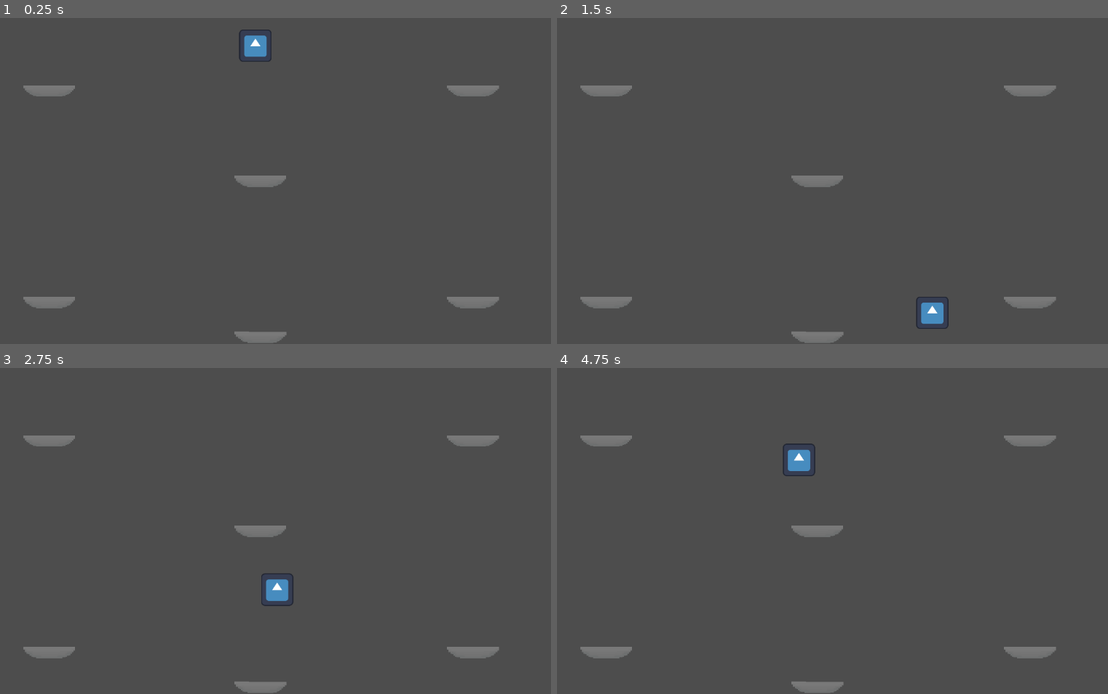
Above: before the commit, frames 1-4 (two rows, left to right).
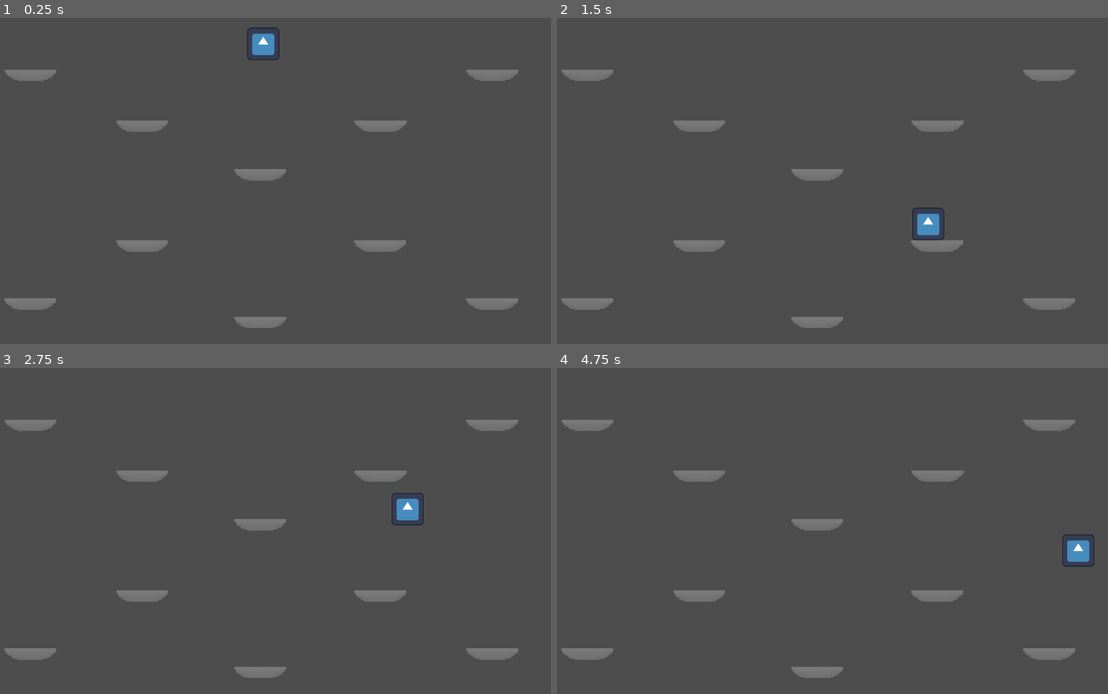
Above: after the commit, the same moments.

Repository: Muadz-coder/Bug-Survival
Game: Godot game, scene res://scenes/level_1.tscn
Same seed, same stepped clock (60 frames per second), same inputs: the game is played once before the commit and once after it. The engine's default icon, where the game draws it, is replaced by a stand-in: a white triangle on a blue panel in a dark square.
Inputs:
- Up to frame 1 (0.25 s): no input
- Up to frame 2 (1.5 s): tap Enter (ui_accept) at 0.5, 0.77 s; hold Right (ui_right) from 0.53 s (still down)
- Up to frame 3 (2.75 s): tap Enter (ui_accept) at 1.52 s; release Right (ui_right) at 2.03 s; hold Left (ui_left) from 2.03 s (still down)
- Up to frame 4 (4.75 s): release Left (ui_left) at 2.78 s; hold Right (ui_right) 2.78-4.28 s; tap Enter (ui_accept) at 3.02, 3.77, 4.52 s; hold Left (ui_left) from 4.28 s (still down)

The runs differ from the first frame. In frame 1, 4.0% of the frame differs, in the area x 0-95%, y 2-100%; in frame 2, 4.3%; in frame 3, 4.3%; in frame 4, 4.4%, in the area x 0-98%, y 15-100%.

Commit message:
added main menu and added more rocks

Diff:
--- a/dodge-bug/scenes/level_1.tscn
+++ b/dodge-bug/scenes/level_1.tscn
@@ -11,25 +11,37 @@
 zoom = Vector2(0.5, 0.5)
 
 [node name="beetle" parent="." unique_id=878632873 instance=ExtResource("1_014kd")]
-position = Vector2(1129, 76)
+position = Vector2(1160, 69)
 
 [node name="rocks" parent="." unique_id=1385581139 instance=ExtResource("2_bswci")]
-position = Vector2(311, 282)
+position = Vector2(237, 220)
 
 [node name="rocks2" parent="." unique_id=1521068965 instance=ExtResource("2_bswci")]
-position = Vector2(1990, 282)
+position = Vector2(2066, 220)
 
 [node name="rocks3" parent="." unique_id=477295588 instance=ExtResource("2_bswci")]
-position = Vector2(311, 1124)
+position = Vector2(236, 1130)
 
 [node name="rocks4" parent="." unique_id=1351111779 instance=ExtResource("2_bswci")]
-position = Vector2(1990, 1124)
+position = Vector2(2066, 1130)
 
 [node name="rocks5" parent="." unique_id=17242910 instance=ExtResource("2_bswci")]
-position = Vector2(1147, 642)
+position = Vector2(1147, 616)
 
 [node name="rocks6" parent="." unique_id=1044489272 instance=ExtResource("2_bswci")]
-position = Vector2(1148, 1262)
+position = Vector2(1147, 1203)
 
 [node name="walls" parent="." unique_id=1733785245 instance=ExtResource("3_rus8k")]
-position = Vector2(1195, -30)
+position = Vector2(682, -38)
+
+[node name="rocks7" parent="." unique_id=1027781795 instance=ExtResource("2_bswci")]
+position = Vector2(679, 900)
+
+[node name="rocks8" parent="." unique_id=1972369439 instance=ExtResource("2_bswci")]
+position = Vector2(1622, 900)
+
+[node name="rocks9" parent="." unique_id=219048619 instance=ExtResource("2_bswci")]
+position = Vector2(679, 423)
+
+[node name="rocks10" parent="." unique_id=326786196 instance=ExtResource("2_bswci")]
+position = Vector2(1624, 423)
--- /dev/null
+++ b/dodge-bug/scenes/menu.tscn
@@ -0,0 +1,68 @@
+[gd_scene format=3 uid="uid://dtjomentacplv"]
+
+[ext_resource type="Texture2D" uid="uid://gftq7snuyi2v" path="res://icon.svg" id="1_yqeox"]
+
+[sub_resource type="StyleBoxTexture" id="StyleBoxTexture_vjb58"]
+texture = ExtResource("1_yqeox")
+modulate_color = Color(0.62967473, 0.62967473, 0.6296747, 1)
+
+[sub_resource type="StyleBoxFlat" id="StyleBoxFlat_4h3mk"]
+bg_color = Color(0.57215935, 0.63567287, 0.352477, 1)
+corner_radius_top_left = 16
+corner_radius_top_right = 16
+corner_radius_bottom_right = 16
+corner_radius_bottom_left = 16
+corner_detail = 16
+shadow_color = Color(0, 0, 0, 1)
+shadow_size = 5
+shadow_offset = Vector2(0, 3.41)
+
+[node name="main_menu" type="Control" unique_id=1765270092]
+layout_mode = 3
+anchors_preset = 15
+anchor_right = 1.0
+anchor_bottom = 1.0
+grow_horizontal = 2
+grow_vertical = 2
+
+[node name="Panel" type="Panel" parent="." unique_id=1360259724]
+layout_mode = 1
+anchors_preset = 15
+anchor_right = 1.0
+anchor_bottom = 1.0
+grow_horizontal = 2
+grow_vertical = 2
+theme_override_styles/panel = SubResource("StyleBoxTexture_vjb58")
+
+[node name="Button" type="Button" parent="." unique_id=212879603]
+layout_mode = 1
+anchors_preset = 8
+anchor_left = 0.5
+anchor_top = 0.5
+anchor_right = 0.5
+anchor_bottom = 0.5
+offset_left = -119.875
+offset_top = 158.0
+offset_right = 119.875
+offset_bottom = 254.0
+grow_horizontal = 2
+grow_vertical = 2
+theme_override_colors/font_color = Color(0.05044494, 0.07307043, 0.033809844, 1)
+theme_override_font_sizes/font_size = 70
+theme_override_styles/normal = SubResource("StyleBoxFlat_4h3mk")
+text = "start"
+
+[node name="Label" type="Label" parent="." unique_id=12959172]
+layout_mode = 1
+anchors_preset = 5
+anchor_left = 0.5
+anchor_right = 0.5
+offset_left = -150.5
+offset_top = 16.0
+offset_right = 146.5
+offset_bottom = 143.0
+grow_horizontal = 2
+theme_override_font_sizes/font_size = 60
+text = "DodgeBug"
+horizontal_alignment = 1
+vertical_alignment = 1
--- a/dodge-bug/scripts/beetle.gd
+++ b/dodge-bug/scripts/beetle.gd
@@ -3,8 +3,8 @@
 
 
 
-const SPEED = 500.0
-const JUMP_VELOCITY = -1000.0
+const SPEED = 450.0
+const JUMP_VELOCITY = -800.0
 var start_position = Vector2(1159, 76)
 
 
